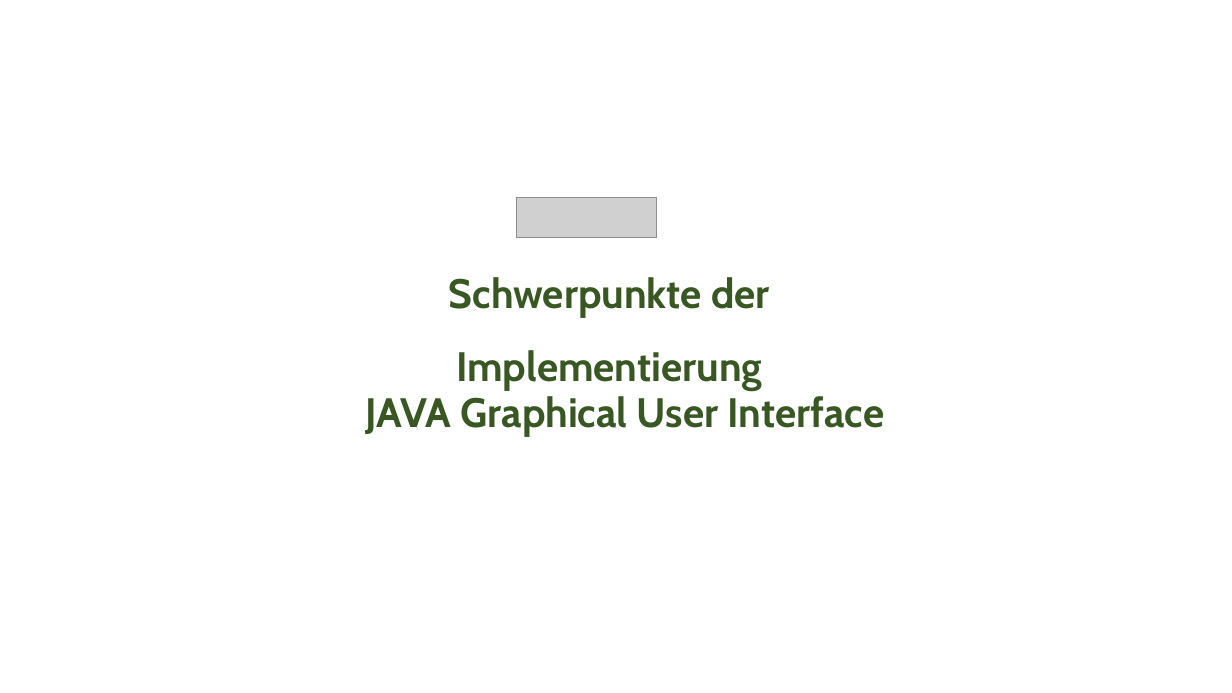
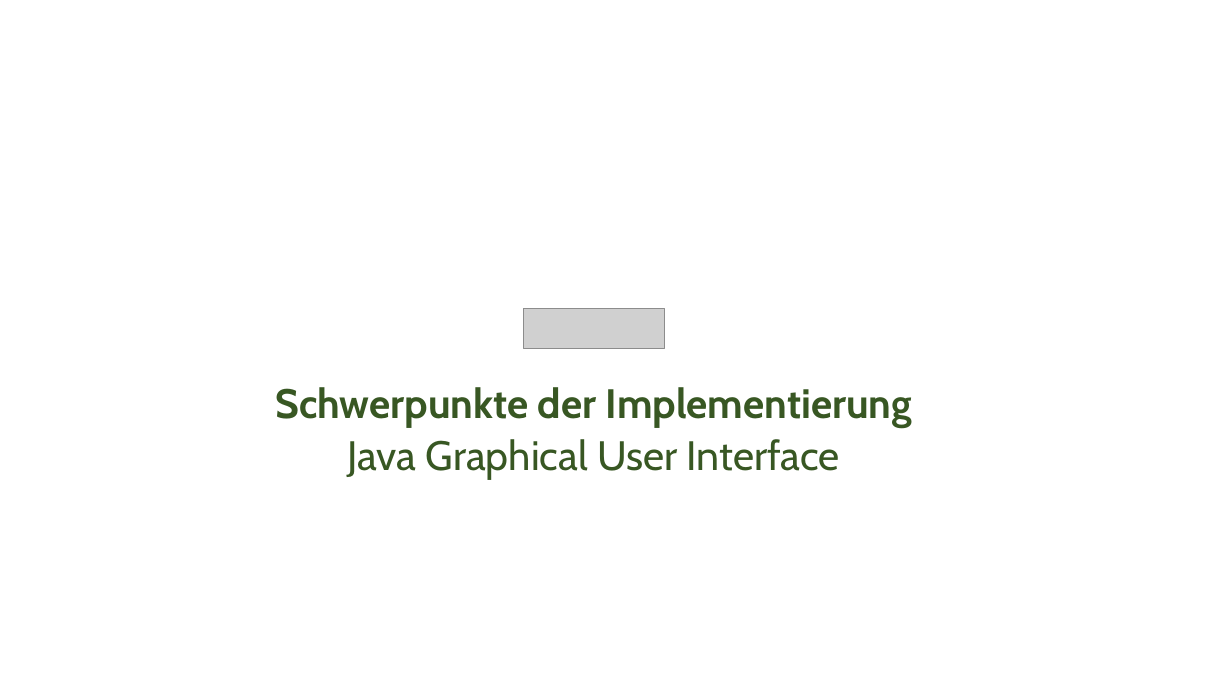
Before and after one commit to Ratoh/SAPLEXA, a slide deck: slide 10 of CavallaroAngelo/Präsentation Wahlmodulvorstellung/SAPlexa Präsentation FINAL.pptx. Drawn at 1232x693 pixels with LibreOffice and Linux fonts; fonts in the diff are those of the drawing; grey boxes stand for pictures. Boxes give left, top, right and bottom in pixels: in the first picture for what was removed or moved away, otherwise in the second. Text is boxed around its words. In the diff, an @@ line names an element or a change of style, - is before the commit and + after.

```diff
--- a/CavallaroAngelo/Präsentation Wahlmodulvorstellung/SAPlexa Präsentation FINAL.pptx
+++ b/CavallaroAngelo/Präsentation Wahlmodulvorstellung/SAPlexa Präsentation FINAL.pptx
@@ picture moved from (x1=516, y1=197, x2=656, y2=238) to (x1=524, y1=308, x2=665, y2=348) @@
@@ text "Schwerpunkte der Implementierung" moved from (x1=449, y1=277, x2=770, y2=391) to (x1=275, y1=387, x2=912, y2=428) @@
@@ text "Schwerpunkte der Implementierung" at (x1=275, y1=387, x2=912, y2=428): list level 2 to 1 in "Schwerpunkte der Implementierung" @@
@@ text at (x1=348, y1=439, x2=840, y2=480): text changed; bold off @@
-  JAVA Graphical User Interface
+Java Graphical User Interface
```
Also in this commit, not shown: 4 other slides changed.
